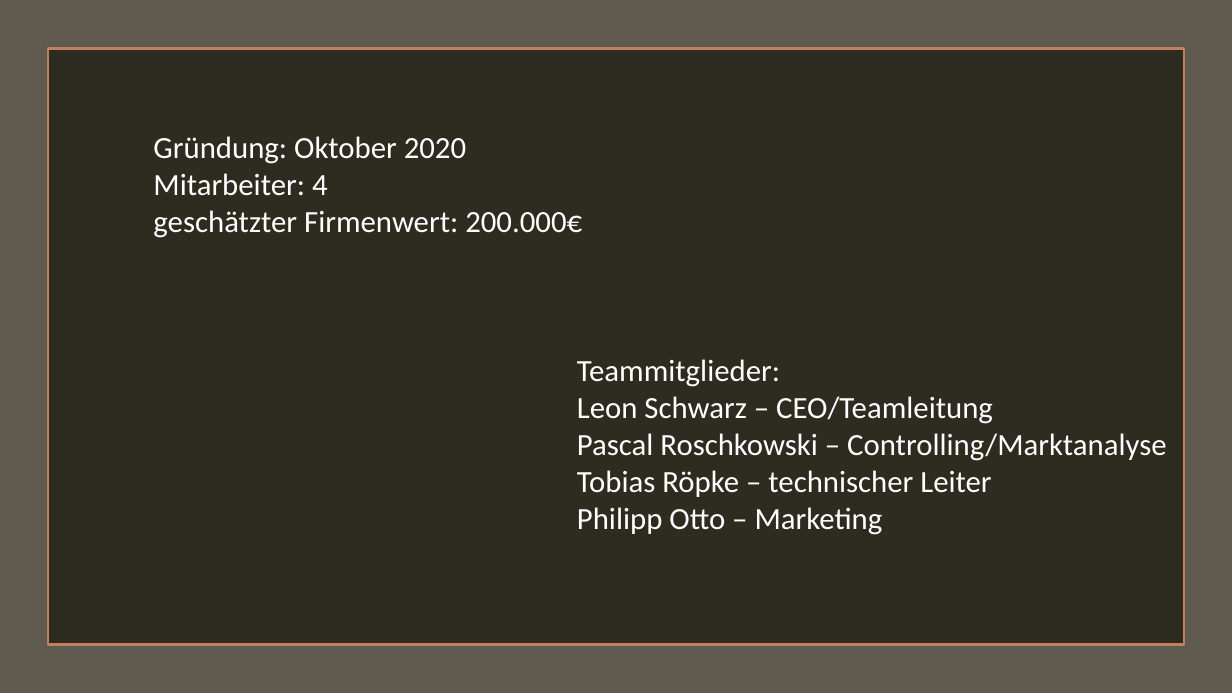
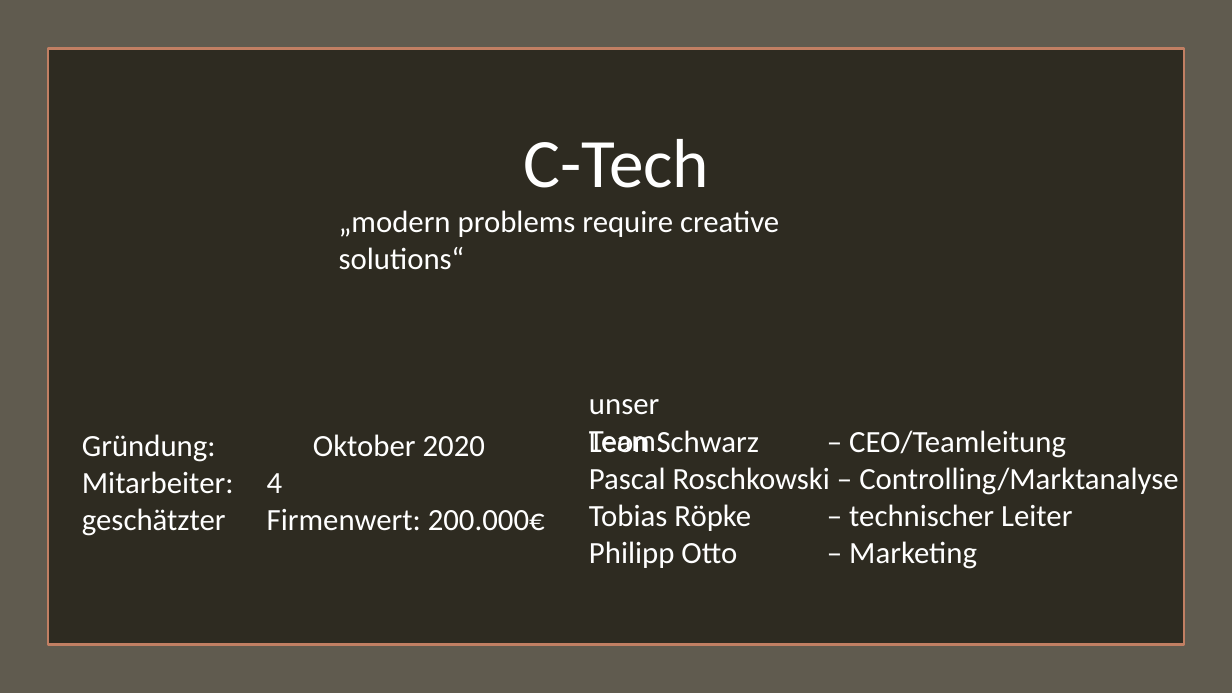
Before and after one commit to plastikpamaro/MKon, a slide deck: slide 4 of Meilenstein1/Firmenpräsentation.pptx. Drawn at 1232x693 pixels with LibreOffice and Linux fonts; fonts in the diff are those of the drawing. Boxes give left, top, right and bottom in pixels: in the first picture for what was removed or moved away, otherwise in the second. Text is boxed around its words. In the diff, an @@ line names an element or a change of style, - is before the commit and + after.

```diff
--- a/Meilenstein1/Firmenpräsentation.pptx
+++ b/Meilenstein1/Firmenpräsentation.pptx
@@ text added at (339, 139, 779, 270), 24 pt, text #FFFFFF @@
+C-Tech
+„modern problems require creative solutions“
@@ text at (577, 359, 780, 387): paragraph removed @@
-Teammitglieder:
@@ text "Leon Schwarz – CEO/Teamleitung": place and size @@
-text "Leon Schwarz – CEO/Teamleitung" at (577, 359, 1166, 535)
+text "Leon Schwarz – CEO/Teamleitung" at (589, 430, 1178, 569)
@@ text added at (589, 399, 664, 453), 24 pt, text #FFFFFF @@
+unser Team:
@@ text "Gründung: Oktober 2020" rewrapped from (153, 136, 582, 238) to (82, 434, 545, 531) @@
```
Also in this commit, not shown: 1 other slide changed, 1 slide added, 1 other file.
